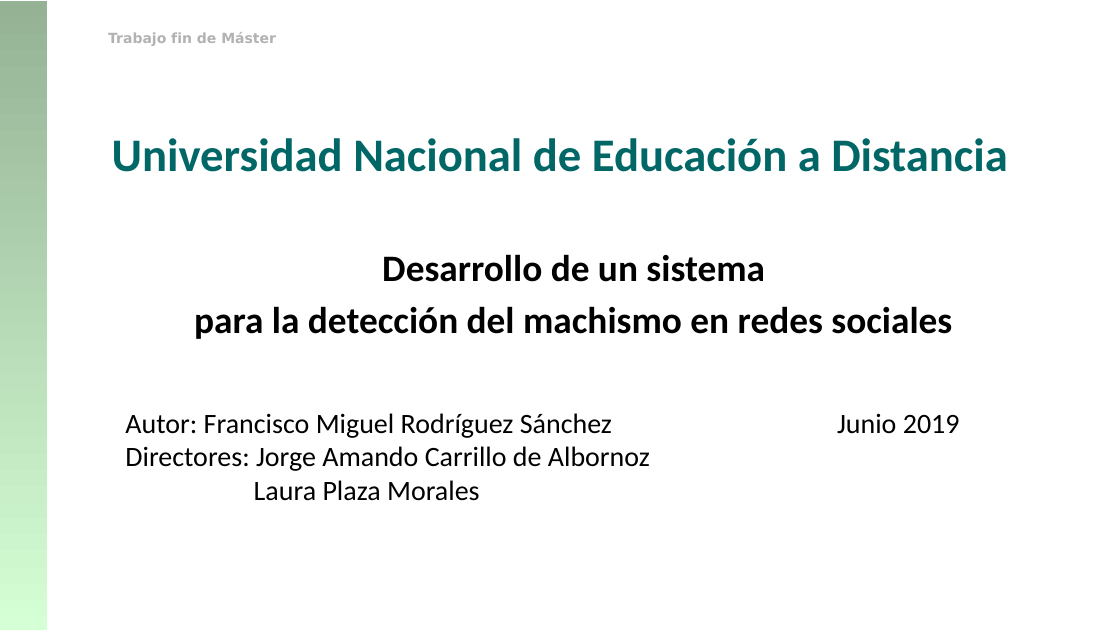
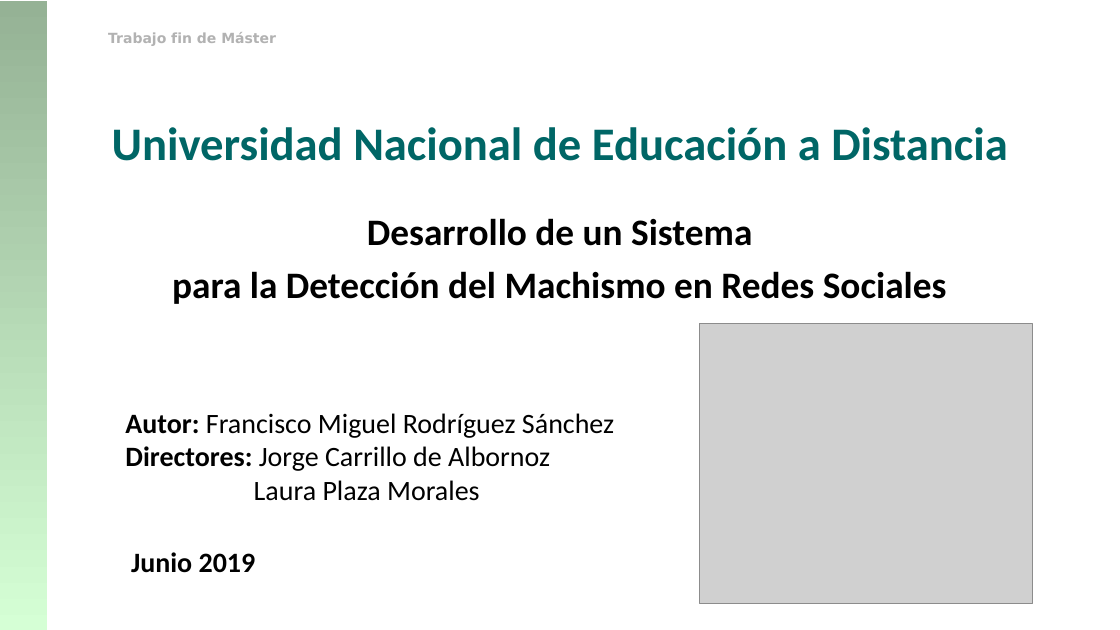
Before and after one commit to franciscorodriguez92/uned-tfm, a slide deck: slide 1 of TFM_Francisco_Rodriguez.pptx. Drawn at 1120x630 pixels with LibreOffice and Linux fonts; fonts in the diff are those of the drawing; grey boxes stand for pictures; background and template pictures are left out. Boxes give left, top, right and bottom in pixels: in the first picture for what was removed or moved away, otherwise in the second. Text is boxed around its words. In the diff, an @@ line names an element or a change of style, - is before the commit and + after.

```diff
--- a/TFM_Francisco_Rodriguez.pptx
+++ b/TFM_Francisco_Rodriguez.pptx
@@ title "Universidad Nacional de Educación a ...": place and size @@
-title "Universidad Nacional de Educación a ..." at [112,138,1008,172]
+title "Universidad Nacional de Educación a ..." at [112,127,1008,161]
@@ text at [172,218,947,304]: text changed @@
-Desarrollo de un sistema
-para la detección del machismo en redes sociales
+Desarrollo de un Sistema
+para la Detección del Machismo en Redes Sociales
@@ picture added at [700,323,1033,603] @@
@@ subtitle at [125,413,614,438]: bold on in "Autor:" @@
@@ subtitle at [125,446,550,471]: text changed @@
-Directores: Jorge Amando Carrillo de Albornoz
+Directores: Jorge Carrillo de Albornoz
@@ text "Junio 2019": place and size @@
-text "Junio 2019" at [837,413,960,434]
+text "Junio 2019" at [131,552,256,573]
@@ text "Junio 2019" at [131,552,256,573]: bold on @@
```
Also in this commit, not shown: 26 other slides changed, 14 slides added, 9 slides removed, 4 other files.
